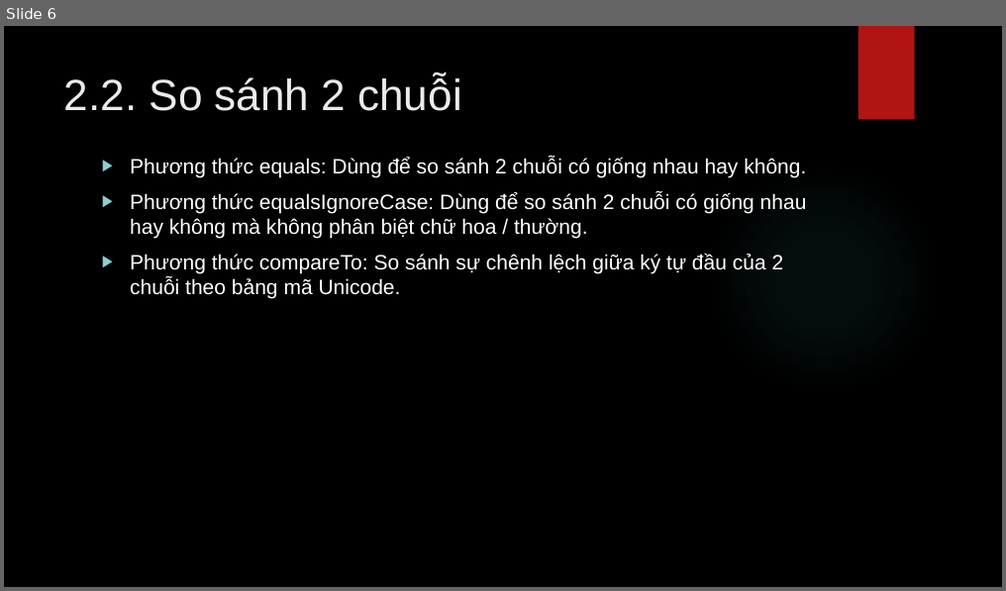
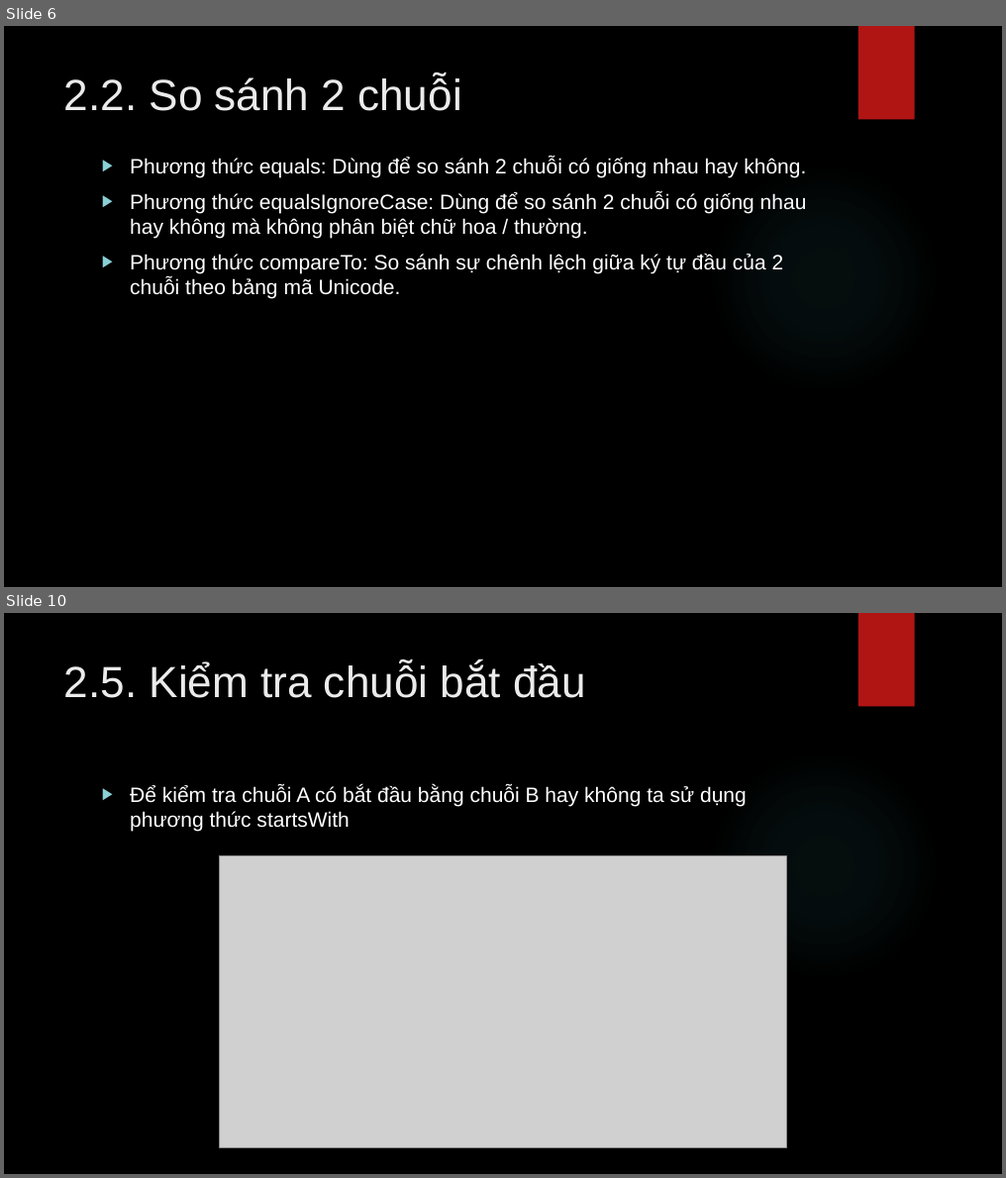
Before and after one commit to lequochai26/GDUTraining_Basic_Java_Web_Development, a slide deck: Slides/Day_2_2.pptx. Shown one above the other, each under a label of ours: slide 6 before the commit, slides 6 and 10 after it; the slides between them are not shown. The pictures are 1006x591 and 1006x1178 pixels, drawn with LibreOffice and Linux fonts; fonts in the diff are those of the drawing; grey boxes stand for pictures; background and template pictures are left out. Boxes give left, top, right and bottom in pixels: in the first picture for what was removed or moved away, otherwise in the second. Text is boxed around its words. In the diff, an @@ line names an element or a change of style, - is before the commit and + after.

```diff
--- a/Slides/Day_2_2.pptx
+++ b/Slides/Day_2_2.pptx
@@ slide 10 added at bbox=[4, 613, 1002, 1174], background picture (left out); not listed: 2 template elements that a slide beside it also shows @@
@@ title added at bbox=[64, 662, 586, 698], 42 pt, text #EBEBEB @@
+2.5. Kiểm tra chuỗi bắt đầu
@@ text added at bbox=[130, 785, 746, 832], 20 pt, text #FFFFFF @@
+▶ Để kiểm tra chuỗi A có bắt đầu bằng chuỗi B hay không ta sử dụng phương thức startsWith
@@ picture added at bbox=[219, 856, 786, 1148] @@
```
Also in this commit, not shown: 43 other slides added.
